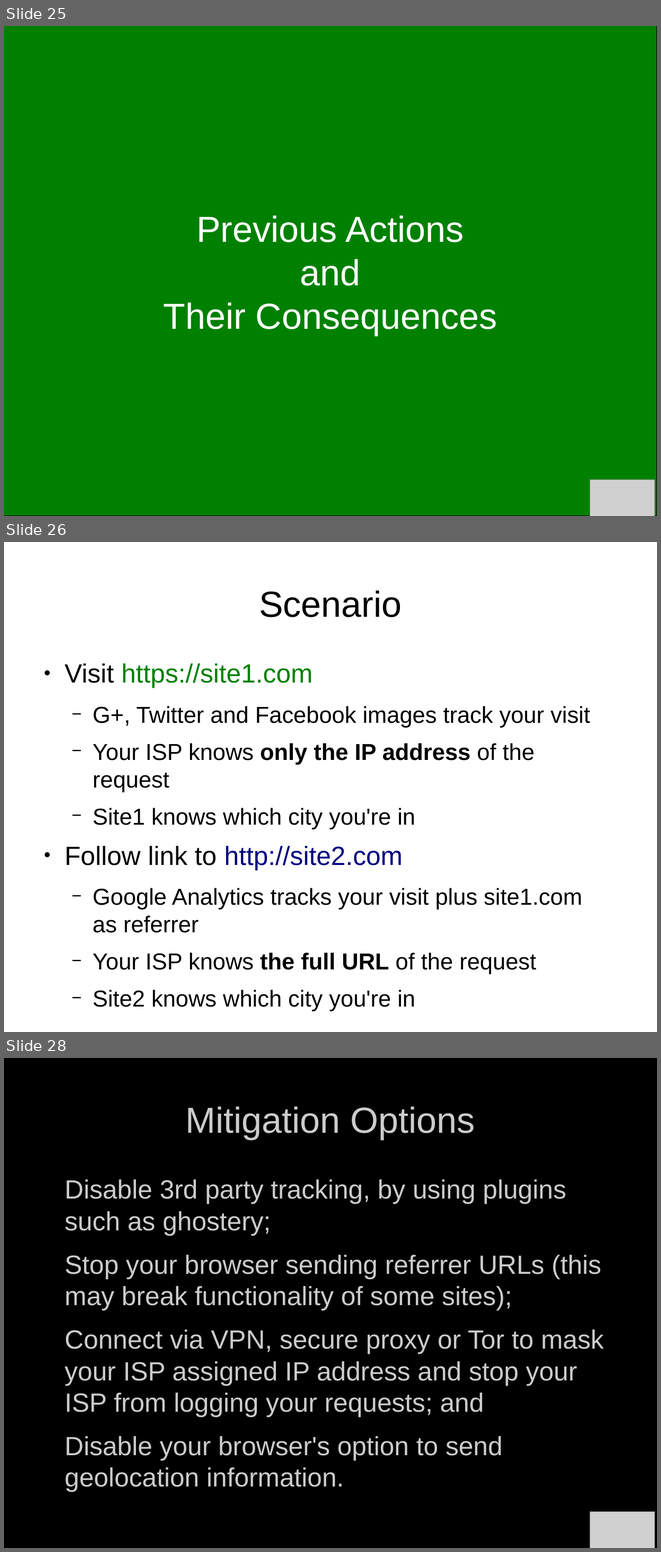
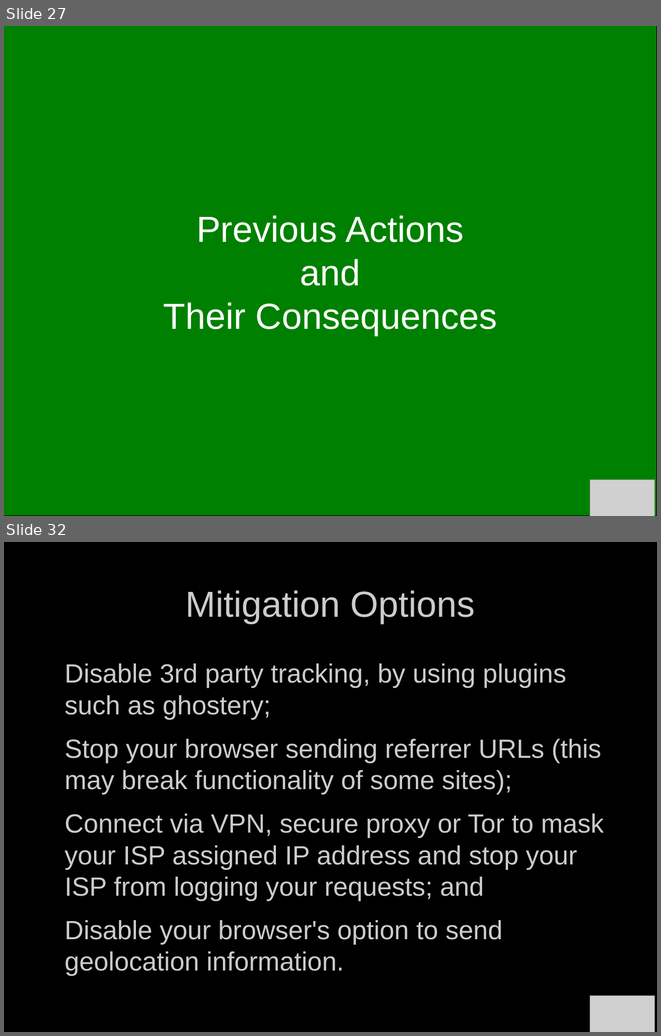
Before and after one commit to bendechrai/preso-security-privacy-anonymity, a slide deck: security-privacy-anonymity.odp. Shown one above the other, each under a label of ours: slides 25, 26 and 28 before the commit, slides 27 and 32 after it; the slides between them are not shown. The pictures are 661x1552 and 661x1036 pixels, drawn with LibreOffice and Linux fonts; fonts in the diff are those of the drawing; grey boxes stand for pictures; background and template pictures are left out. Boxes give left, top, right and bottom in pixels: in the first picture for what was removed or moved away, otherwise in the second. Text is boxed around its words. In the diff, an @@ line names an element or a change of style, - is before the commit and + after.

Commit message:
converted scenarios in to screen shots

```diff
--- a/security-privacy-anonymity.odp
+++ b/security-privacy-anonymity.odp
@@ slide 26 removed at bbox=[4, 542, 657, 1032], background #FFFFFF @@
@@ title removed at bbox=[259, 590, 402, 617] @@
-Scenario
@@ text removed at bbox=[64, 663, 590, 1011] @@
-● Visit https://site1.com
-  − G+, Twitter and Facebook images track your visit
-  − Your ISP knows only the IP address of the request
-  − Site1 knows which city you're in
-● Follow link to http://site2.com
-  − Google Analytics tracks your visit plus site1.com as referrer
-  − Your ISP knows the full URL of the request
-  − Site2 knows which city you're in
@@ what was slide 25 is now slide 27 @@
@@ what was slide 28 is now slide 32 @@
```
Also in this commit, not shown: 2 slides changed, 6 slides added, 1 other slide removed.
